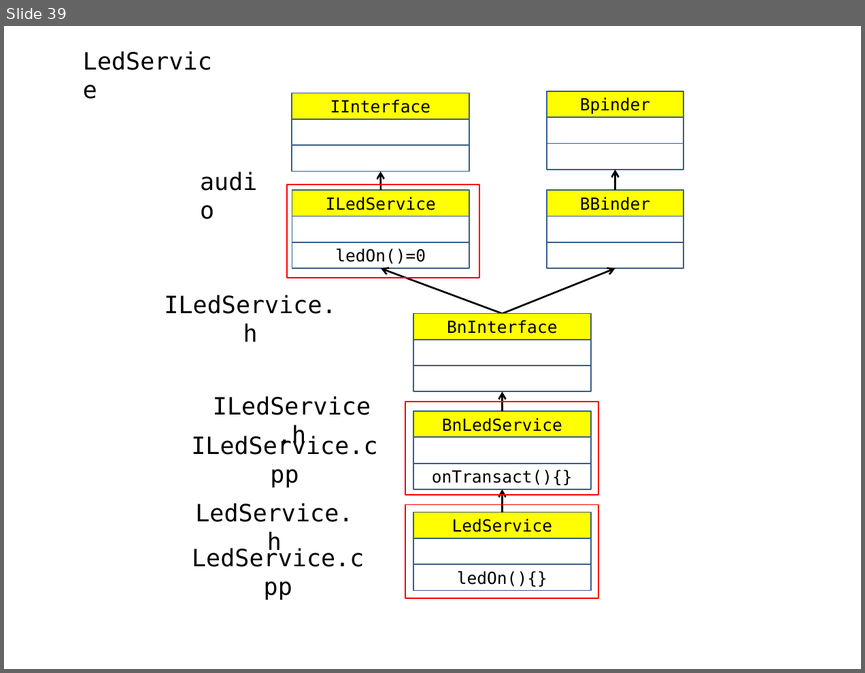
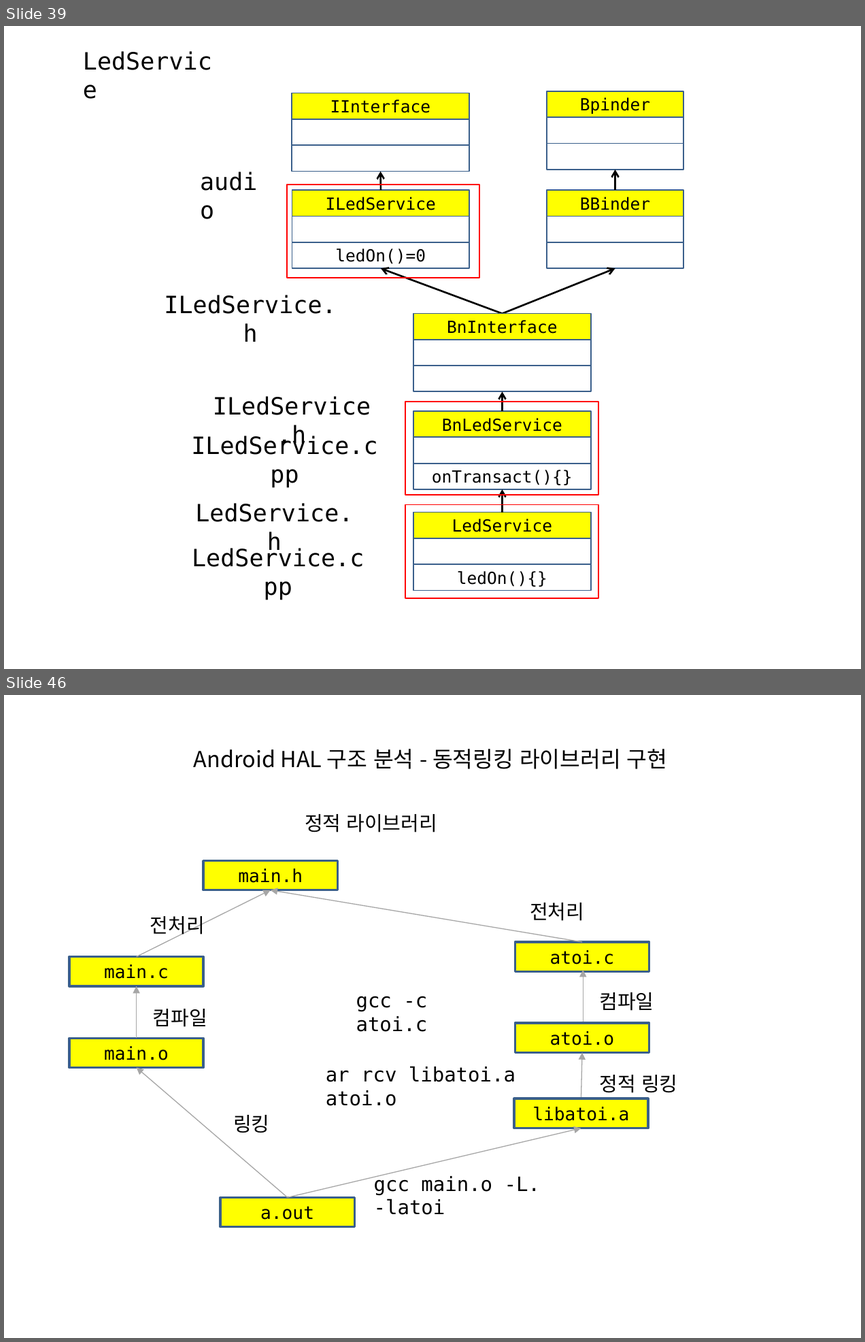
Before and after one commit to imguru-mooc/android-kernel, a slide deck: 05_day.pptx. Shown one above the other, each under a label of ours: slide 39 before the commit, slides 39 and 46 after it; the slides between them are not shown. The pictures are 865x673 and 865x1342 pixels, drawn with LibreOffice and Linux fonts; fonts in the diff are those of the drawing. Boxes give left, top, right and bottom in pixels: in the first picture for what was removed or moved away, otherwise in the second. Text is boxed around its words. In the diff, an @@ line names an element or a change of style, - is before the commit and + after.

```diff
--- a/05_day.pptx
+++ b/05_day.pptx
@@ slide 46 added at <box>4,695,861,1338</box>, background #FFFFFF @@
@@ title added at <box>194,749,668,769</box>, 18.5 pt, text #000000 @@
+Android HAL 구조 분석 - 동적링킹 라이브러리 구현
@@ text added at <box>305,814,437,832</box>, 16.6 pt, text #000000 @@
+정적 라이브러리
@@ rectangle added at <box>204,860,338,889</box>, fill #FFFF00, outline #3A5F8C 2 pt, 15 pt, text #000000 @@
+main.h
@@ arrow added from (136, 956) to (271, 890), #A6A6A6 0.75 pt @@
@@ arrow added from (582, 942) to (271, 890), #A6A6A6 0.75 pt @@
@@ text added at <box>150,916,205,938</box>, 16.6 pt, text #000000 @@
+전처리
@@ text added at <box>530,902,584,921</box>, 16.6 pt, text #000000 @@
+전처리
@@ rectangle added at <box>69,956,204,985</box>, fill #FFFF00, outline #3A5F8C 2 pt, 15 pt, text #000000 @@
+main.c
@@ rectangle added at <box>515,942,649,971</box>, fill #FFFF00, outline #3A5F8C 2 pt, 15 pt, text #000000 @@
+atoi.c
@@ arrow added from (583, 1021) to (583, 970), #A6A6A6 0.75 pt @@
@@ arrow added from (136, 1038) to (136, 986), #A6A6A6 0.75 pt @@
@@ text added at <box>356,996,428,1032</box>, 16.6 pt, text #000000 @@
+gcc -c atoi.c
@@ text added at <box>600,992,654,1011</box>, 16.6 pt, text #000000 @@
+컴파일
@@ text added at <box>153,1008,207,1027</box>, 16.6 pt, text #000000 @@
+컴파일
@@ rectangle added at <box>69,1038,204,1067</box>, fill #FFFF00, outline #3A5F8C 2 pt, 15 pt, text #000000 @@
+main.o
@@ rectangle added at <box>515,1023,649,1052</box>, fill #FFFF00, outline #3A5F8C 2 pt, 15 pt, text #000000 @@
+atoi.o
@@ arrow added from (581, 1098) to (582, 1052), #A6A6A6 0.75 pt @@
@@ arrow added from (288, 1197) to (136, 1067), #A6A6A6 0.75 pt @@
@@ text added at <box>326,1066,515,1106</box>, 16.6 pt, text #000000 @@
+ar rcv libatoi.a atoi.o
@@ text added at <box>600,1074,677,1093</box>, 16.6 pt, text #000000 @@
+정적 링킹
@@ rectangle added at <box>514,1098,647,1127</box>, fill #FFFF00, outline #3A5F8C 2 pt, 15 pt, text #000000 @@
+libatoi.a
@@ text added at <box>233,1115,269,1133</box>, 16.6 pt, text #000000 @@
+링킹
@@ arrow added from (288, 1197) to (581, 1127), #A6A6A6 0.75 pt @@
@@ text added at <box>374,1174,540,1215</box>, 16.6 pt, text #000000 @@
+gcc main.o -L. -latoi
@@ rectangle added at <box>220,1197,354,1226</box>, fill #FFFF00, outline #3A5F8C 2 pt, 15 pt, text #000000 @@
+a.out
```
Also in this commit, not shown: 26 other slides added, 14 other files.
